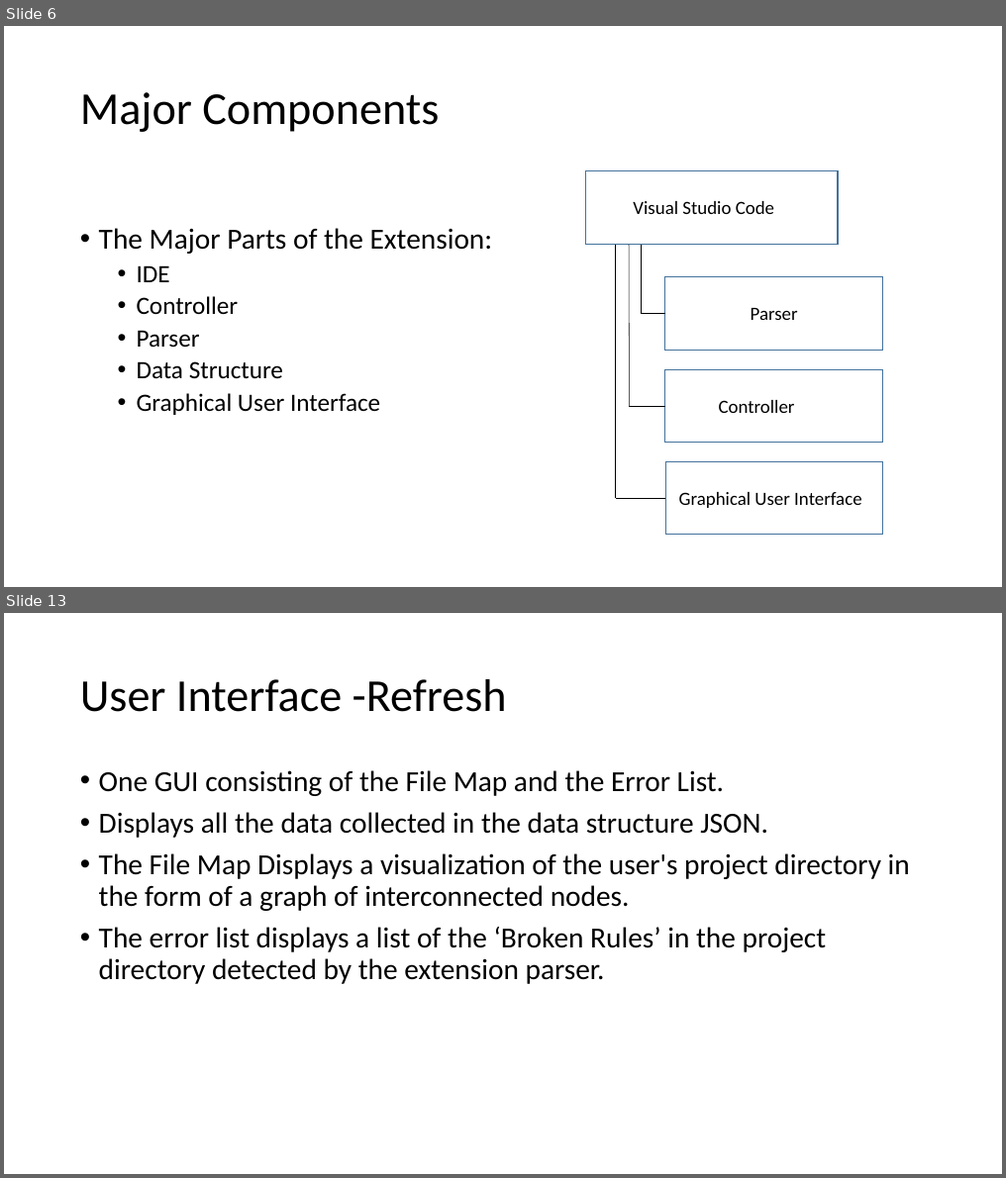
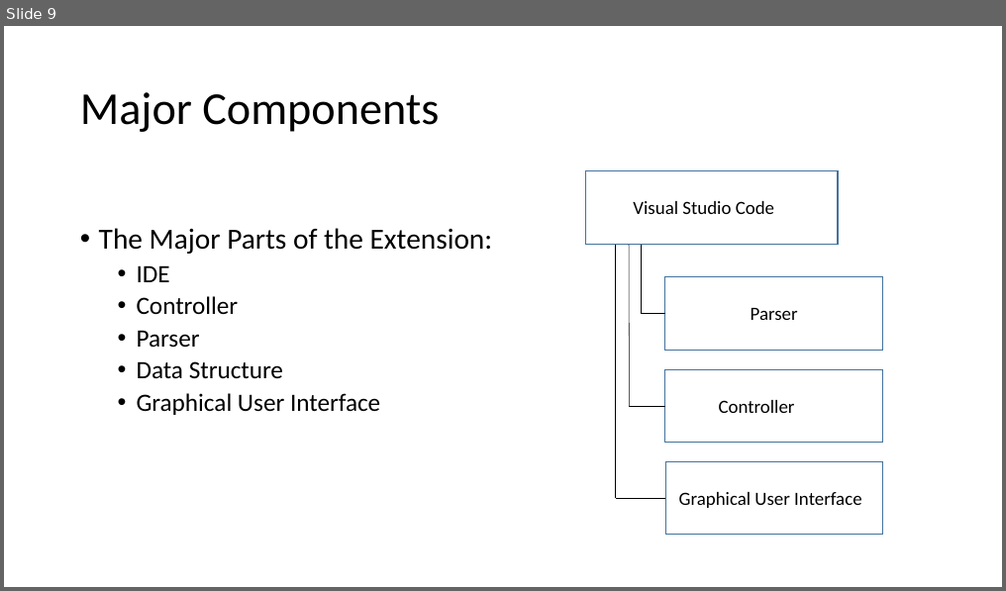
Before and after one commit to slichlyter12/Postal, a slide deck: ProgressReportEndWinter/Progress-Report-EndWinter-team38.pptx. Shown one above the other, each under a label of ours: slides 6 and 13 before the commit, slide 9 after it; the slides between them are not shown. The pictures are 1006x1178 and 1006x591 pixels, drawn with LibreOffice and Linux fonts; fonts in the diff are those of the drawing. Boxes give left, top, right and bottom in pixels: in the first picture for what was removed or moved away, otherwise in the second. Text is boxed around its words. In the diff, an @@ line names an element or a change of style, - is before the commit and + after.

```diff
--- a/ProgressReportEndWinter/Progress-Report-EndWinter-team38.pptx
+++ b/ProgressReportEndWinter/Progress-Report-EndWinter-team38.pptx
@@ slide 13 removed at box(4, 613, 1002, 1174), background #FFFFFF @@
@@ title removed at box(80, 679, 507, 712) @@
-User Interface -Refresh
@@ text removed at box(99, 770, 910, 984) @@
-• One GUI consisting of the File Map and the Error List.
-• Displays all the data collected in the data structure JSON.
-• The File Map Displays a visualization of the user's project directory in the form of a graph of interconnected nodes.
-• The error list displays a list of the ‘Broken Rules’ in the project directory detected by the extension parser.
@@ what was slide 6 is now slide 9 @@
```
Also in this commit, not shown: 5 slides changed, 8 slides added, 23 other slides removed.
